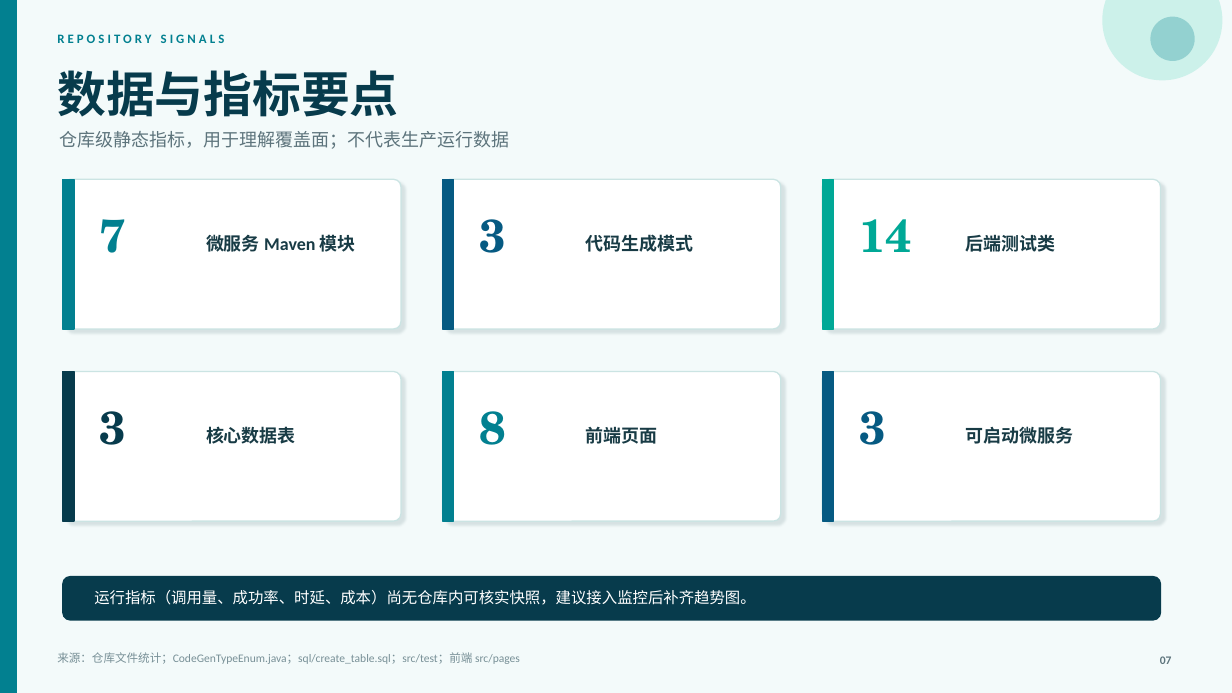
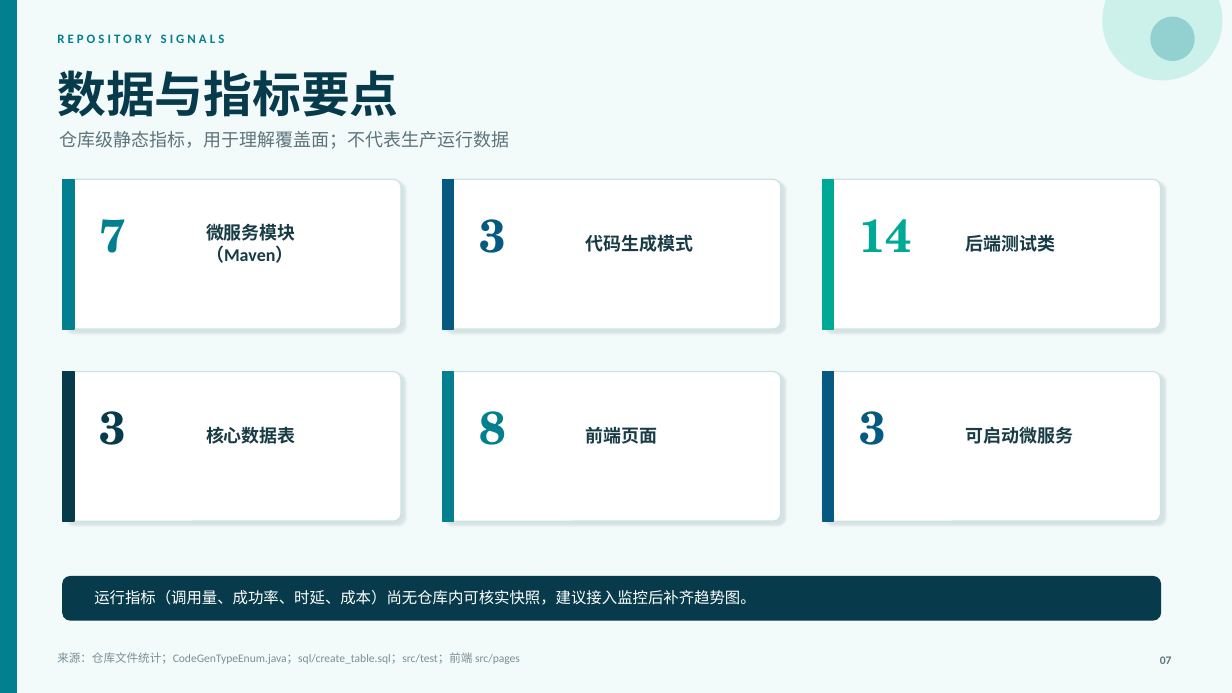
Before and after one commit to liyupi/yu-ai-code-mother, a slide deck: slide 7 of docs/reports/project-status-2026-07-19.pptx. Drawn at 1232x693 pixels with LibreOffice and Linux fonts; fonts in the diff are those of the drawing. Boxes give left, top, right and bottom in pixels: in the first picture for what was removed or moved away, otherwise in the second. Text is boxed around its words. In the diff, an @@ line names an element or a change of style, - is before the commit and + after.

```diff
--- a/docs/reports/project-status-2026-07-19.pptx
+++ b/docs/reports/project-status-2026-07-19.pptx
@@ text at (206,224,296,263): text changed @@
-微服务 Maven 模块
+微服务模块
+（Maven）
```
Also in this commit, not shown: 6 other slides changed.
